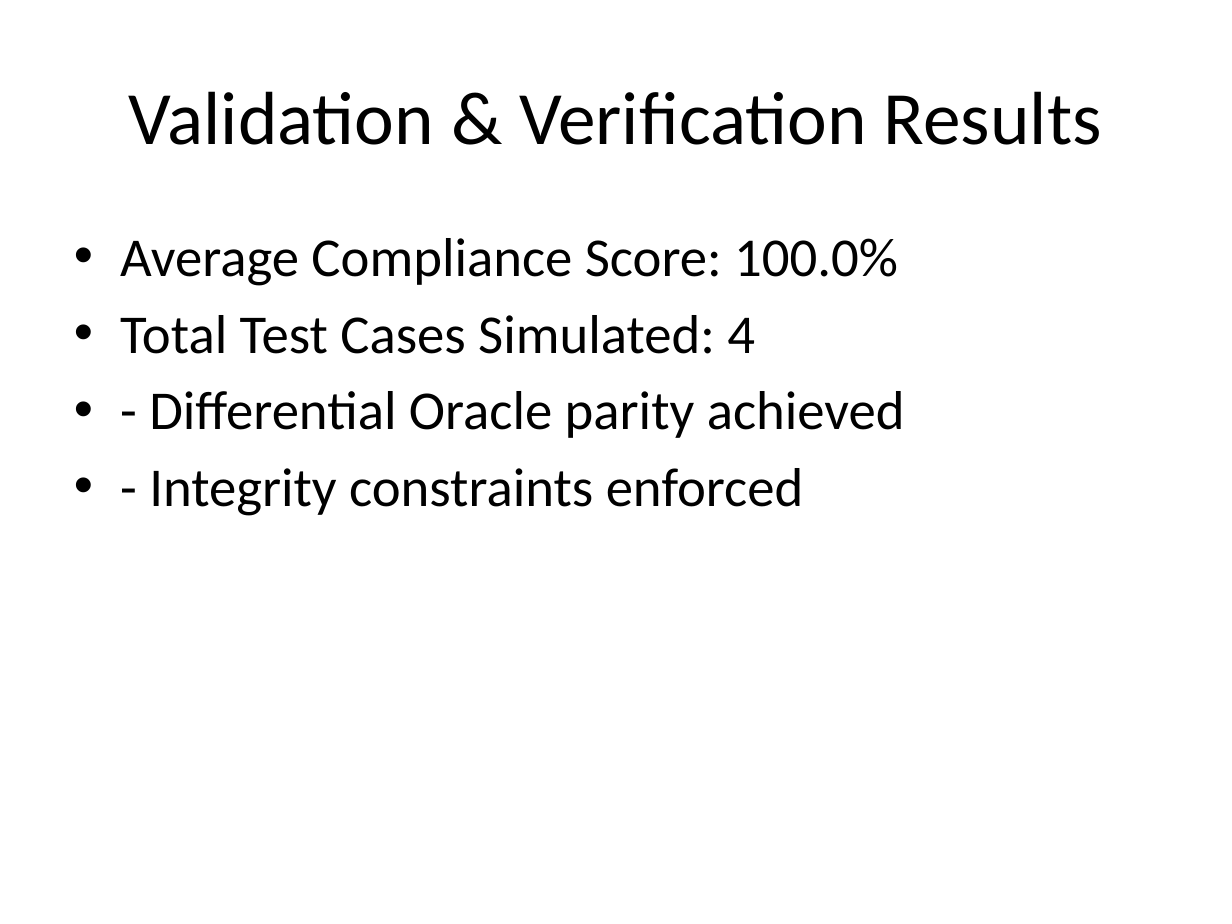
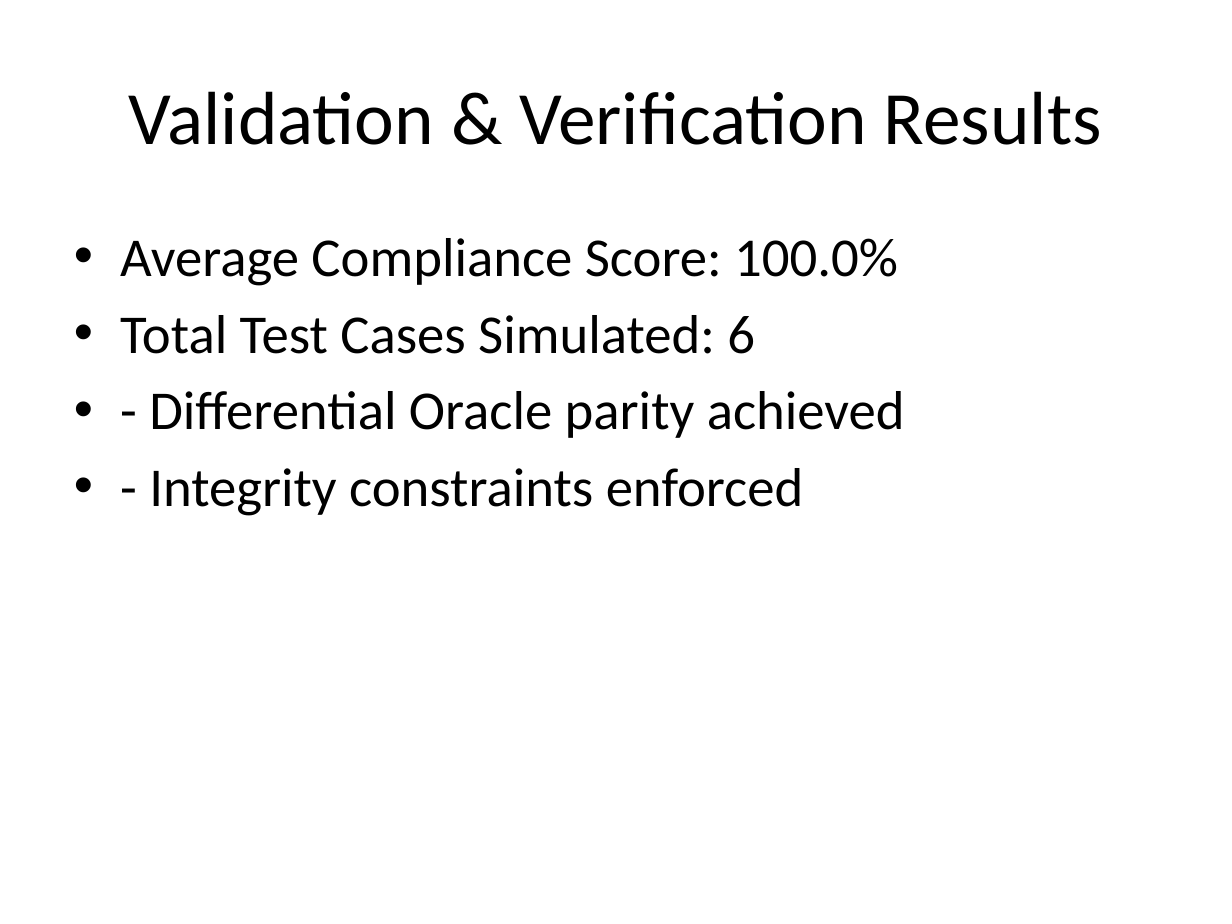
Before and after one commit to Silvio777-hub/Agentic-HTML5-Parser, a slide deck: slide 3 of FINAL_PRESENTATION.pptx. Drawn at 1232x924 pixels with LibreOffice and Linux fonts; fonts in the diff are those of the drawing. Boxes give left, top, right and bottom in pixels: in the first picture for what was removed or moved away, otherwise in the second. Text is boxed around its words. In the diff, an @@ line names an element or a change of style, - is before the commit and + after.

Commit message:
Final Project Polish: MIT License, Stress Test, and Documentation Cleanup

```diff
--- a/FINAL_PRESENTATION.pptx
+++ b/FINAL_PRESENTATION.pptx
@@ text at [120,315,755,354]: text changed @@
-• Total Test Cases Simulated: 4
+• Total Test Cases Simulated: 6
```
Also in this commit, not shown: 10 other files.
